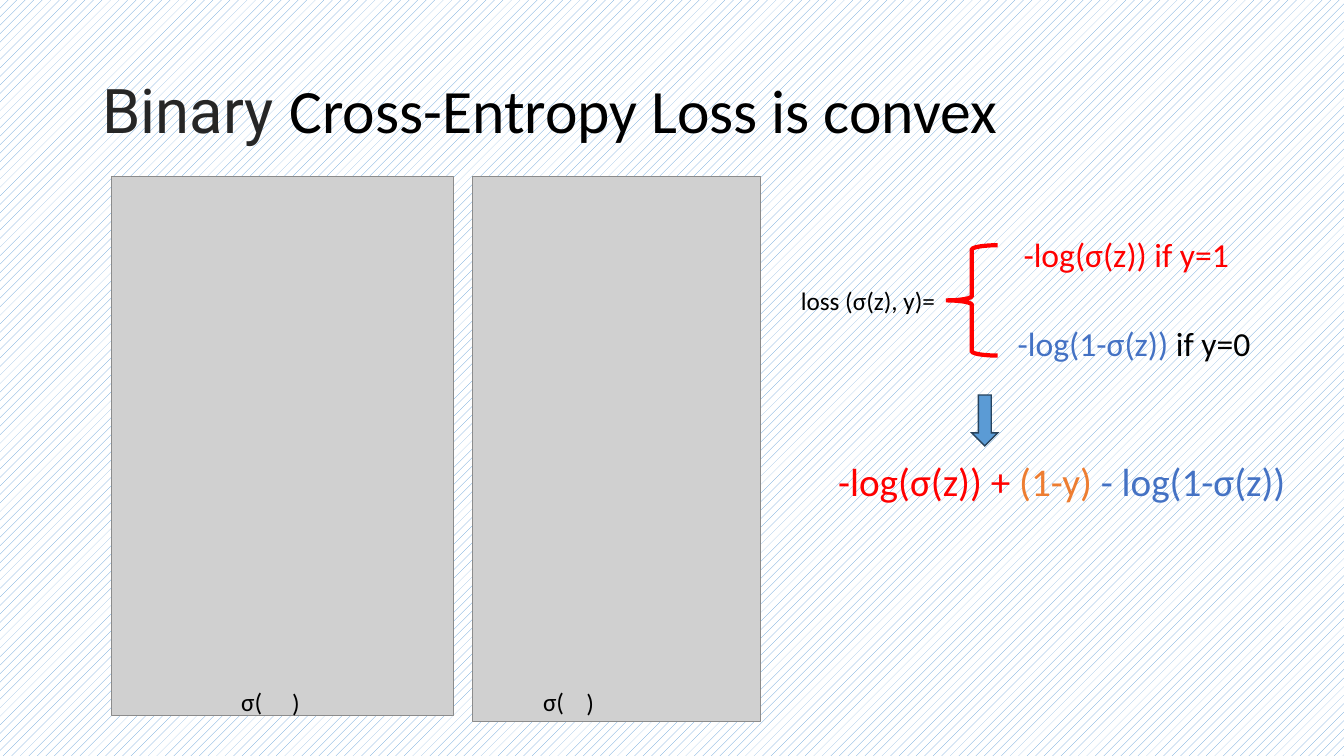
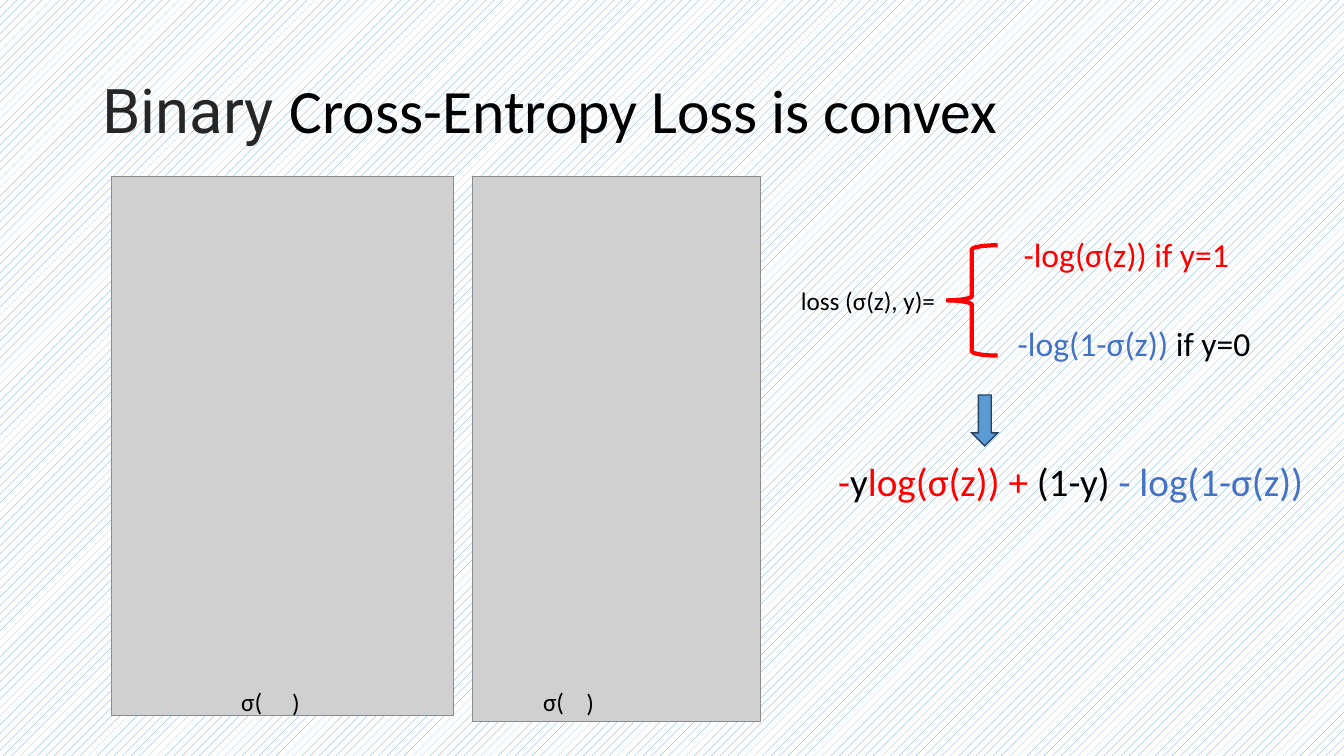
Before and after one commit to frankwxu/AI4DigitalForensics, a slide deck: slide 7 of CYFI445/lectures/05_binary_classification_1_to_1/binary_classification.pptx. Drawn at 1344x756 pixels with LibreOffice and Linux fonts; fonts in the diff are those of the drawing; grey boxes stand for pictures; background and template pictures are left out. Boxes give left, top, right and bottom in pixels: in the first picture for what was removed or moved away, otherwise in the second. Text is boxed around its words. In the diff, an @@ line names an element or a change of style, - is before the commit and + after.

```diff
--- a/CYFI445/lectures/05_binary_classification_1_to_1/binary_classification.pptx
+++ b/CYFI445/lectures/05_binary_classification_1_to_1/binary_classification.pptx
@@ text at [838,464,1303,507]: text changed @@
--log(σ(z)) + (1-y) - log(1-σ(z))
+-ylog(σ(z)) + (1-y) - log(1-σ(z))
```
